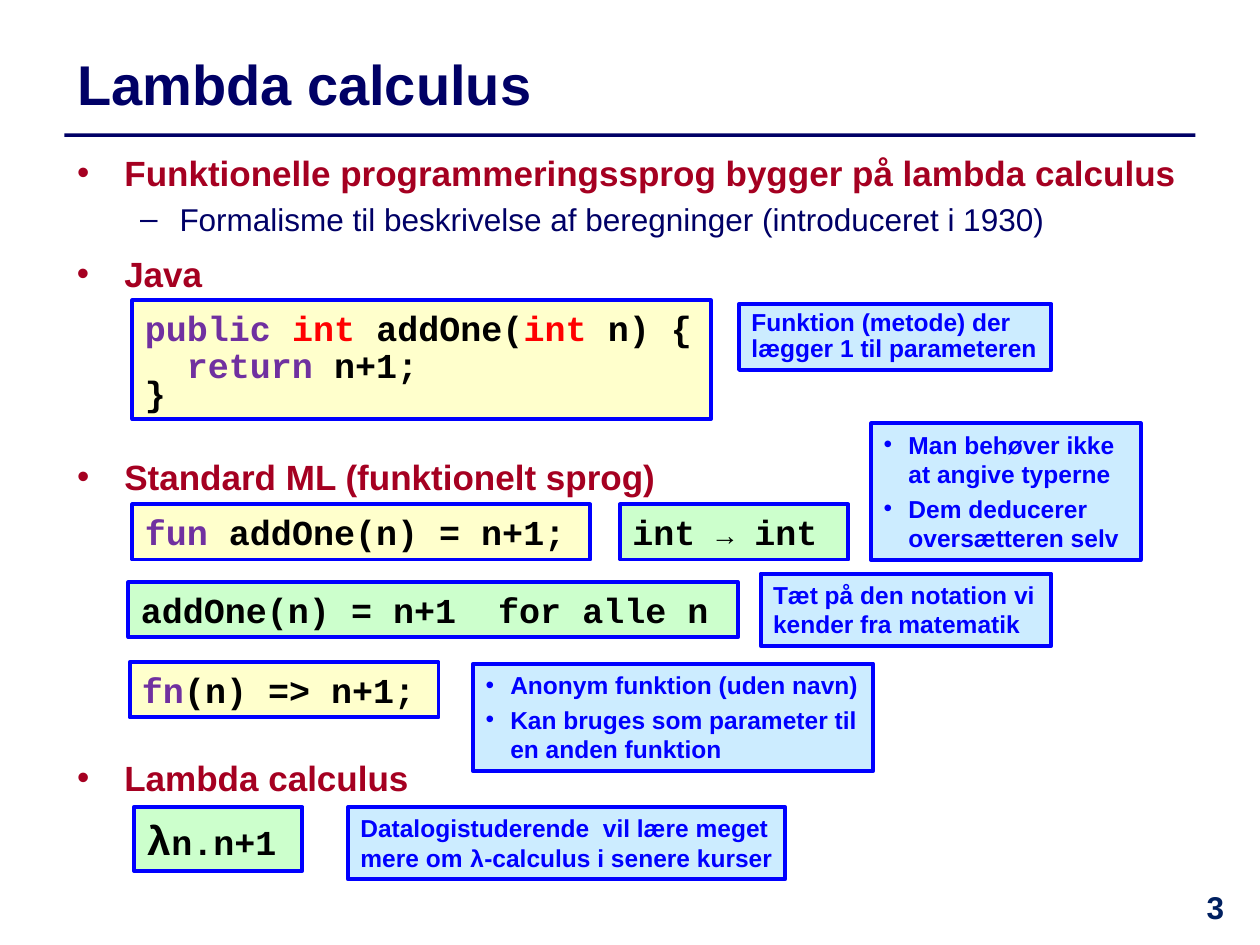
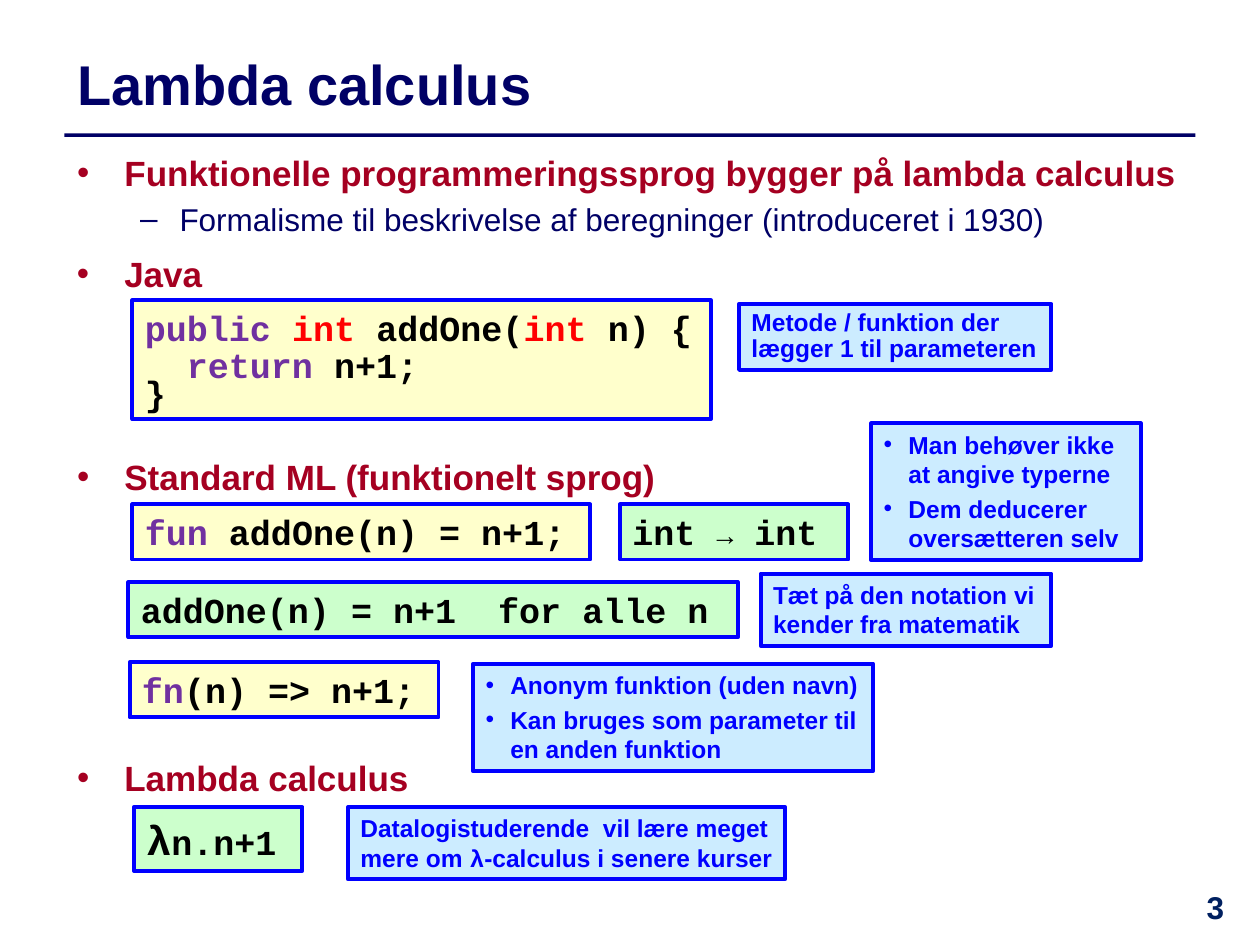
Before and after one commit to IntProgAU/Materiale, a slide deck: slide 3 of web/e22/uge_5b/Slides-Uge5-Torsdag.pptx. Drawn at 1260x945 pixels with LibreOffice and Linux fonts; fonts in the diff are those of the drawing. Boxes give left, top, right and bottom in pixels: in the first picture for what was removed or moved away, otherwise in the second. Text is boxed around its words. In the diff, an @@ line names an element or a change of style, - is before the commit and + after.

```diff
--- a/web/e22/uge_5b/Slides-Uge5-Torsdag.pptx
+++ b/web/e22/uge_5b/Slides-Uge5-Torsdag.pptx
@@ text in rectangle at (751,313,1036,362): text changed @@
-Funktion (metode) der lægger 1 til parameteren
+Metode / funktion der lægger 1 til parameteren
```
Also in this commit, not shown: 16 other slides changed, 1 other file.
